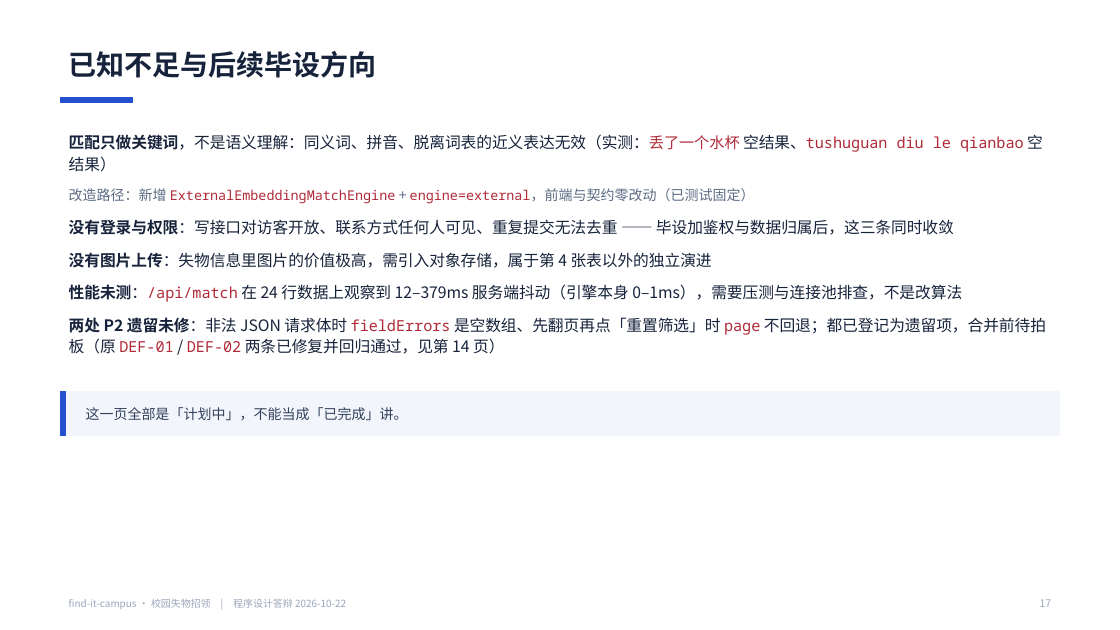
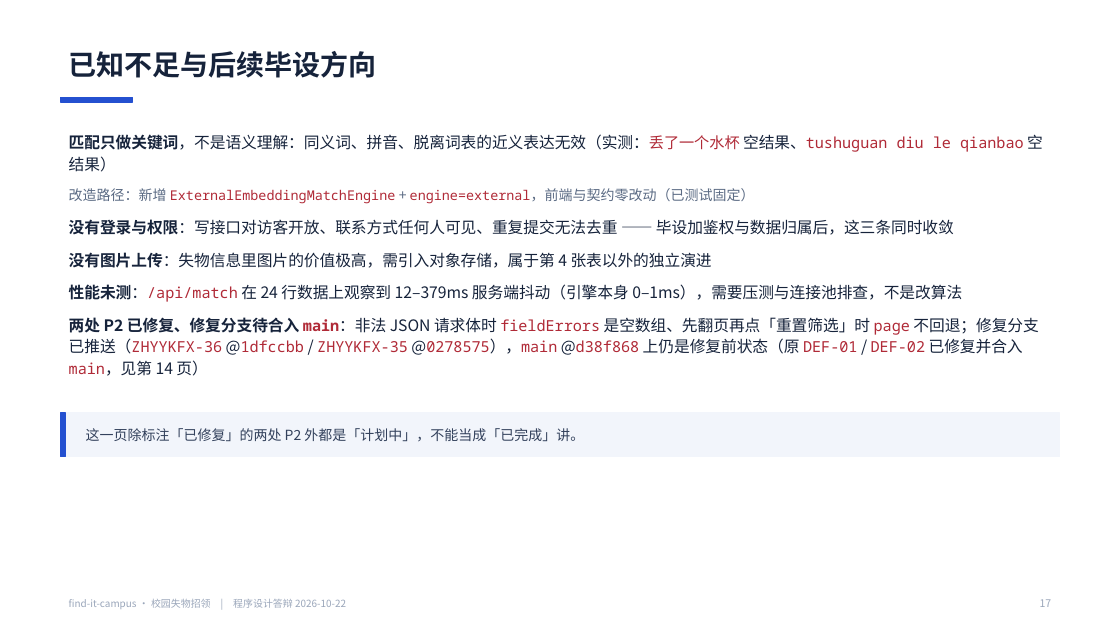
Before and after one commit to BLingKiy/find-it-campus, a slide deck: slide 17 of docs/delivery/6.2-答辩PPT.pptx. Drawn at 1120x630 pixels with LibreOffice and Linux fonts; fonts in the diff are those of the drawing. Boxes give left, top, right and bottom in pixels: in the first picture for what was removed or moved away, otherwise in the second. Text is boxed around its words. In the diff, an @@ line names an element or a change of style, - is before the commit and + after.

Commit message:
docs(6.2): 文档口径同步 main 已合入 d38f868，两处 P2 按已修复收口并重导 docx / pptx（ZHYYKFX-37）

```diff
--- a/docs/delivery/6.2-答辩PPT.pptx
+++ b/docs/delivery/6.2-答辩PPT.pptx
@@ text at [69,317,1038,376]: text changed @@
-• 两处 P2 遗留未修：非法 JSON 请求体时 fieldErrors 是空数组、先翻页再点「重置筛选」时 page 不回退；都已登记为遗留项，合并前待拍板（原 DEF-01 / DEF-02 两条已修复并回归通过，见第 14 页）
+• 两处 P2 已修复、修复分支待合入 main：非法 JSON 请求体时 fieldErrors 是空数组、先翻页再点「重置筛选」时 page 不回退；修复分支已推送（ZHYYKFX-36 @1dfccbb / ZHYYKFX-35 @0278575），main @d38f868 上仍是修复前状态（原 DEF-01 / DEF-02 已修复并合入 main，见第 14 页）
@@ rectangle: place and size @@
-rectangle at [60,392,1060,436]
+rectangle at [60,413,1060,457]
@@ rectangle: place and size @@
-rectangle at [60,392,66,436]
+rectangle at [60,413,66,457]
@@ text at [86,428,584,442]: text changed @@
-这一页全部是「计划中」，不能当成「已完成」讲。
+这一页除标注「已修复」的两处 P2 外都是「计划中」，不能当成「已完成」讲。
```
Also in this commit, not shown: 3 other slides changed, 9 other files.
